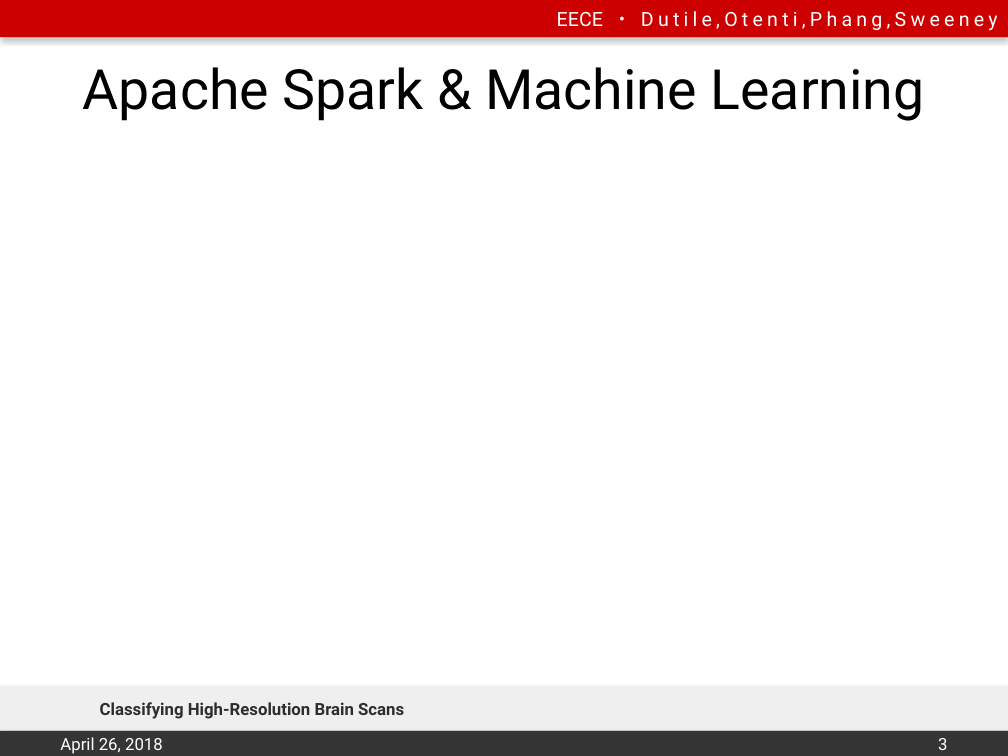
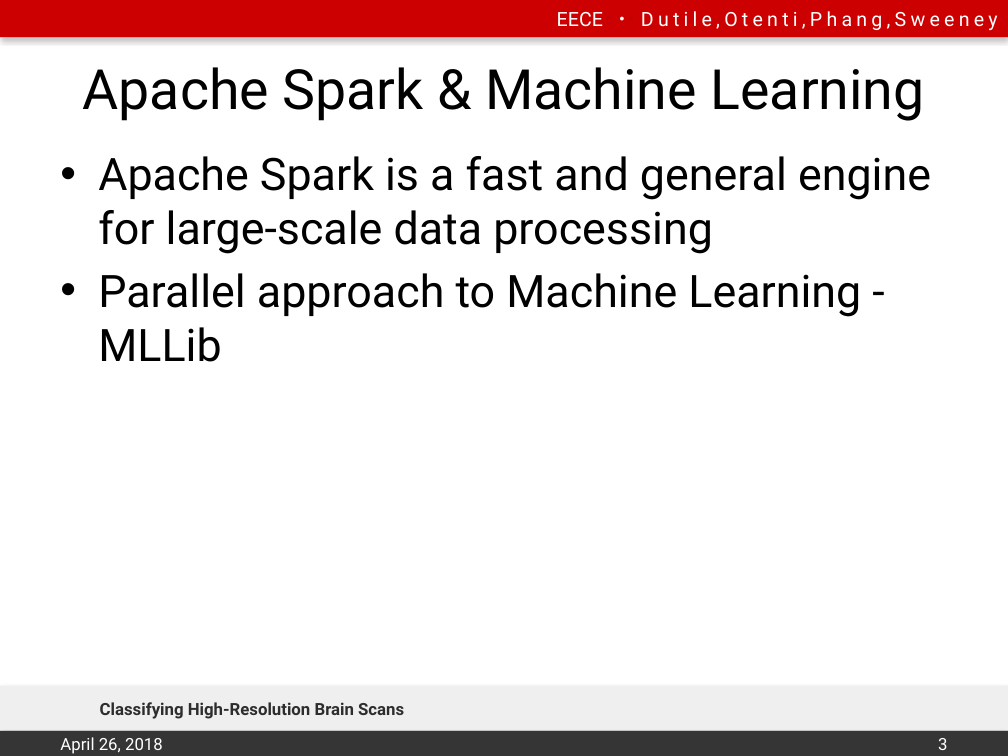
Before and after one commit to emily-jean/ml-brains, a slide deck: slide 3 of presentation/DutileOtentiPhangSweeney.pptx. Drawn at 1008x756 pixels with LibreOffice and Linux fonts; fonts in the diff are those of the drawing; background and template pictures are left out. Boxes give left, top, right and bottom in pixels: in the first picture for what was removed or moved away, otherwise in the second. Text is boxed around its words. In the diff, an @@ line names an element or a change of style, - is before the commit and + after.

```diff
--- a/presentation/DutileOtentiPhangSweeney.pptx
+++ b/presentation/DutileOtentiPhangSweeney.pptx
@@ text added at [98,156,931,362], 32 pt, text #000000 @@
+• Apache Spark is a fast and general engine for large-scale data processing
+• Parallel approach to Machine Learning - MLLib
```
Also in this commit, not shown: 6 other slides changed, 2 slides added, 2 other files.
